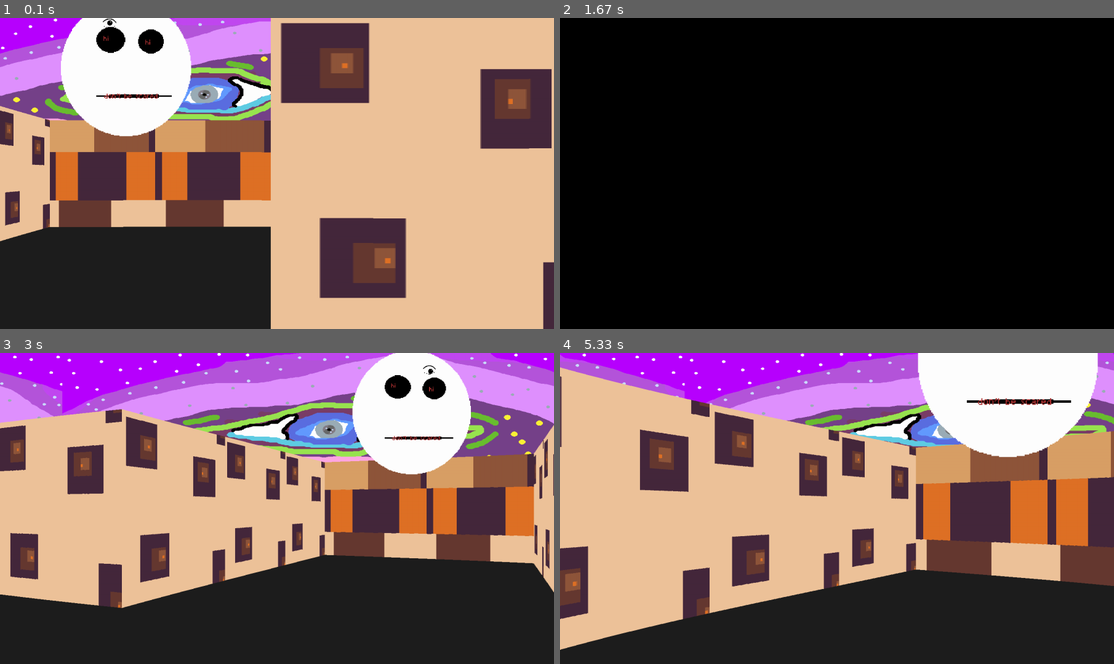
Above: before the commit, frames 1-4 (two rows, left to right).
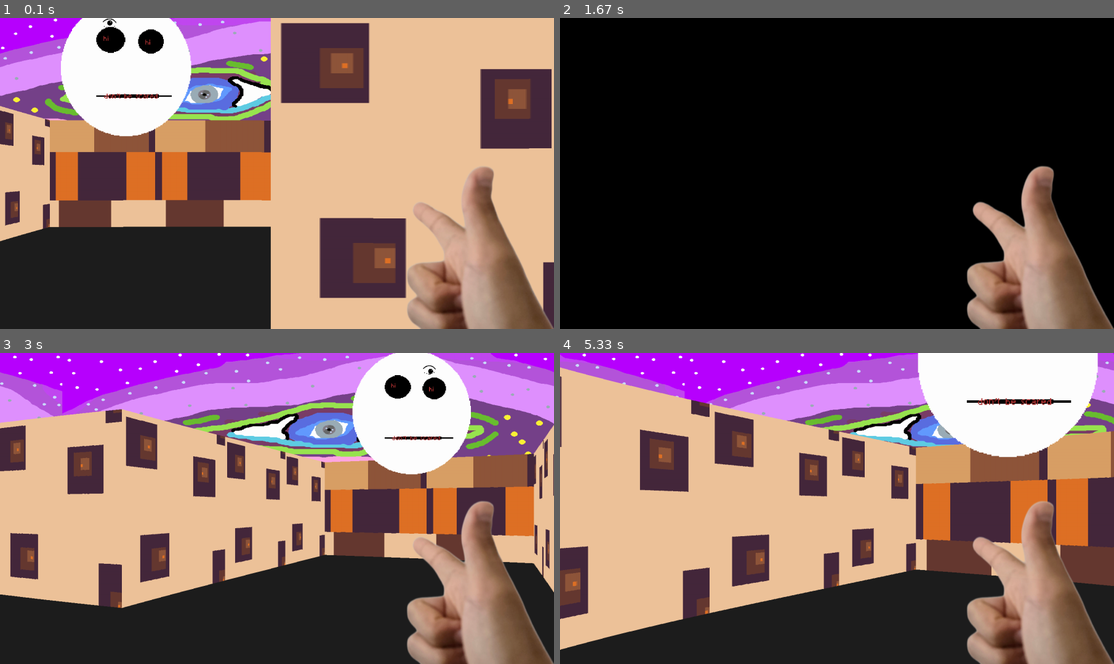
Above: after the commit, the same moments.

Repository: kyrusoo/uni-pygame
Game: pygame game, started from maze/main.py
Two runs of this game, one before a commit and one after it. Both use one fixed random seed, a clock stepped at 60 frames per second and the inputs below.
Inputs (mouse positions are in pixels of both pictures, inside the frame that each line leads up to):
- Up to frame 1 (0.1 s): no input
- Up to frame 2 (1.67 s): hold D 0.33-0.8 s; move the mouse to (814, 185) at 0.37 s; hold W 0.83-1.13 s; move the mouse to (1014, 164) at 0.87 s; hold D 1.17-1.63 s; move the mouse to (704, 176) at 1.2 s
- Up to frame 3 (3 s): hold A 1.67-2.2 s; move the mouse to (105, 461) at 1.7 s; hold S 2.23-2.53 s; move the mouse to (360, 399) at 2.27 s; hold A 2.57-2.97 s; move the mouse to (343, 536) at 2.6 s
- Up to frame 4 (5.33 s): hold W 3-3.37 s; move the mouse to (848, 402) at 3.03 s; hold D 3.4-4.03 s; move the mouse to (637, 499) at 3.43 s; hold S 4.07-4.43 s; move the mouse to (842, 539) at 4.1 s; hold A 4.47-4.93 s; move the mouse to (820, 455) at 4.5 s; hold D from 4.97 s (still down); move the mouse to (981, 558) at 5 s

The runs differ from the first frame. In frame 1, 7.3% of the frame differs, in the area x 73-100%, y 47-100%; in frame 2, 7.9%; in frame 3, 7.7%; in frame 4, 7.7%.

Commit message:
feat: weapon + fire (no sound yet)

Diff:
--- a/maze/main.py
+++ b/maze/main.py
@@ -7,6 +7,7 @@
 from object_renderer import *
 from sprite_object import *
 from object_handler import *
+from weapon import *
 
 class Game:
     def __init__(self):
@@ -23,11 +24,13 @@
         self.object_renderer = ObjectRenderer(self)
         self.raycasting = RayCasting(self)
         self.object_handler = ObjectHandler(self)
+        self.weapon = Weapon(self)
 
     def update(self):
         self.player.update()
         self.raycasting.update()
         self.object_handler.update()
+        self.weapon.update()
         pg.display.flip()
         self.delta_time = self.clock.tick(FPS)
         pg.display.set_caption(f'{self.clock.get_fps() :.1f}')
@@ -35,6 +38,7 @@
     def draw(self):
         # self.screen.fill('black')
         self.object_renderer.draw()
+        self.weapon.draw()
         # self.map.draw()
         # self.player.draw()
 
@@ -43,6 +47,7 @@
             if event.type == pg.QUIT or (event.type == pg.KEYDOWN and event.key == pg.K_ESCAPE):
                 pg.quit()
                 sys.exit()
+            self.player.single_fire_event(event)
 
     def run(self):
         while True:
--- a/maze/player.py
+++ b/maze/player.py
@@ -7,6 +7,13 @@
         self.game = game
         self.x, self.y = PLAYER_POS
         self.angle = PLAYER_ANGLE
+        self.shot = False
+
+    def single_fire_event(self, event):
+        if event.type == pg.MOUSEBUTTONDOWN:
+            if event.button == 1 and not self.shot and not self.game.weapon.reloading:
+                self.shot = True
+                self.game.weapon.reloading = True
 
     def movement(self):
         sin_a = math.sin(self.angle)
--- /dev/null
+++ b/maze/weapon.py
@@ -0,0 +1,32 @@
+from sprite_object import *
+
+
+class Weapon(AnimatedSprite):
+    def __init__(self, game, path='resources/sprites/weapon/finger/1.png', scale=0.4, animation_time=90):
+        super().__init__(game=game, path=path, scale=scale, animation_time=animation_time)
+        self.images = deque(
+            [pg.transform.smoothscale(img, (self.image.get_width() * scale, self.image.get_height() * scale))
+             for img in self.images])
+        self.weapon_pos = (WIDTH - self.images[0].get_width(), HEIGHT - self.images[0].get_height() // 1.5)
+        self.reloading = False
+        self.num_images = len(self.images)
+        self.frame_counter = 0
+        self.damage = 25
+
+    def animate_shot(self):
+        if self.reloading:
+            self.game.player.shot = False
+            if self.animation_trigger:
+                self.images.rotate(-1)
+                self.image = self.images[0]
+                self.frame_counter += 1
+                if self.frame_counter == self.num_images:
+                    self.reloading = False
+                    self.frame_counter = 0
+
+    def draw(self):
+        self.game.screen.blit(self.images[0], self.weapon_pos)
+
+    def update(self):
+        self.check_animation_time()
+        self.animate_shot()
Binary file added: resources/sprites/unused/2.png
Binary file added: resources/sprites/unused/3.png
Binary file added: resources/sprites/unused/5.png
Binary file added: resources/sprites/weapon/finger/1.png
Binary file added: resources/sprites/weapon/finger/4.png
Binary file added: resources/sprites/weapon/finger/6.png
